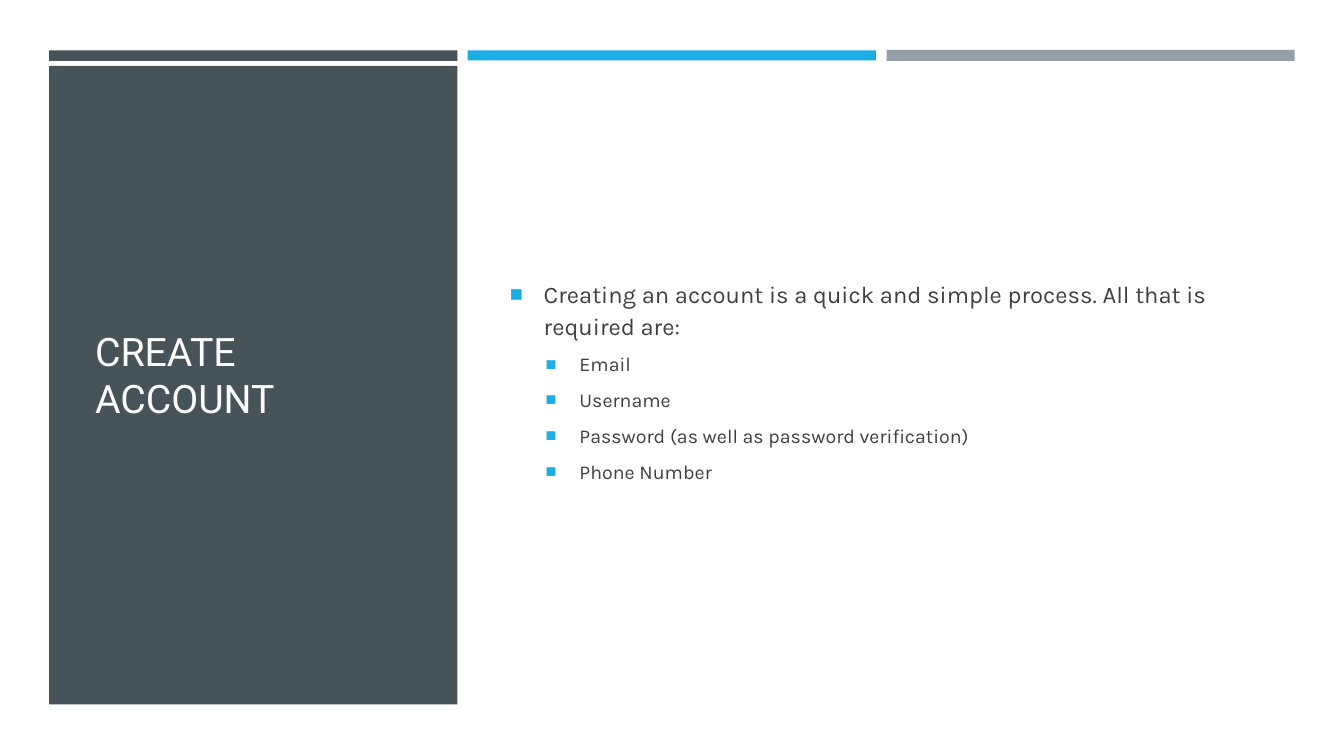
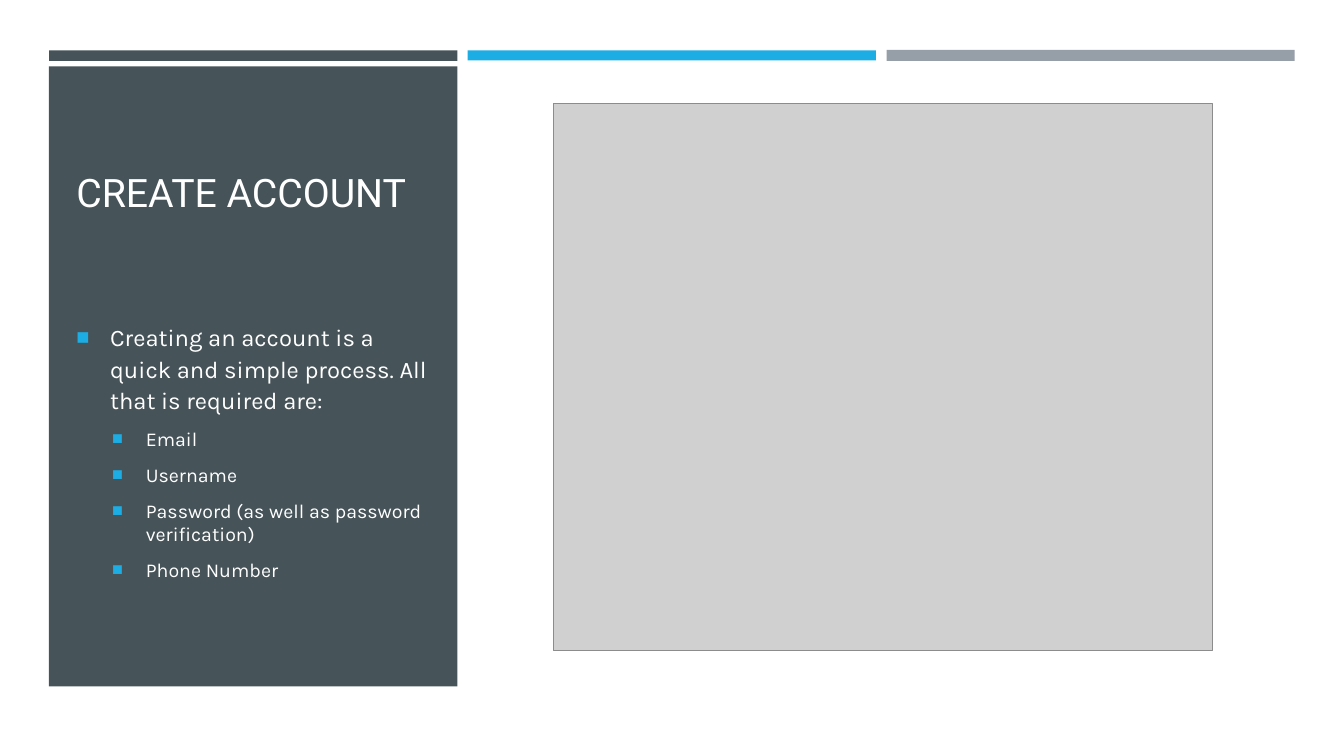
Before and after one commit to KershawK5646/CapstoneProject, a slide deck: slide 9 of Design Docs/Maker Space.pptx. Drawn at 1344x756 pixels with LibreOffice and Linux fonts; fonts in the diff are those of the drawing; grey boxes stand for pictures. Boxes give left, top, right and bottom in pixels: in the first picture for what was removed or moved away, otherwise in the second. Text is boxed around its words. In the diff, an @@ line names an element or a change of style, - is before the commit and + after.

Commit message:
Update Maker Space.pptx
updated maker space screenshots

```diff
--- a/Design Docs/Maker Space.pptx
+++ b/Design Docs/Maker Space.pptx
@@ background #FFFFFF to #000000 @@
@@ rectangle: place and size @@
-rectangle at [49, 66, 458, 705]
+rectangle at [48, 67, 457, 687]
@@ title "CREATE ACCOUNT": place and size @@
-title "CREATE ACCOUNT" at [95, 337, 274, 414]
+title "CREATE ACCOUNT" at [76, 178, 406, 208]
@@ title "CREATE ACCOUNT" at [76, 178, 406, 208]: text colour #FFFEFF to #FFFFFF; vertical alignment middle to bottom @@
@@ picture added at [554, 103, 1213, 650] @@
@@ text "Creating an account is a ...": place and size @@
-text "Creating an account is a ..." at [544, 286, 1206, 479]
+text "Creating an account is a ..." at [110, 329, 427, 577]
@@ text "Creating an account is a ..." at [110, 329, 427, 577]: text colour #404040 to #FFFFFF @@
```
Also in this commit, not shown: 6 other slides changed.
